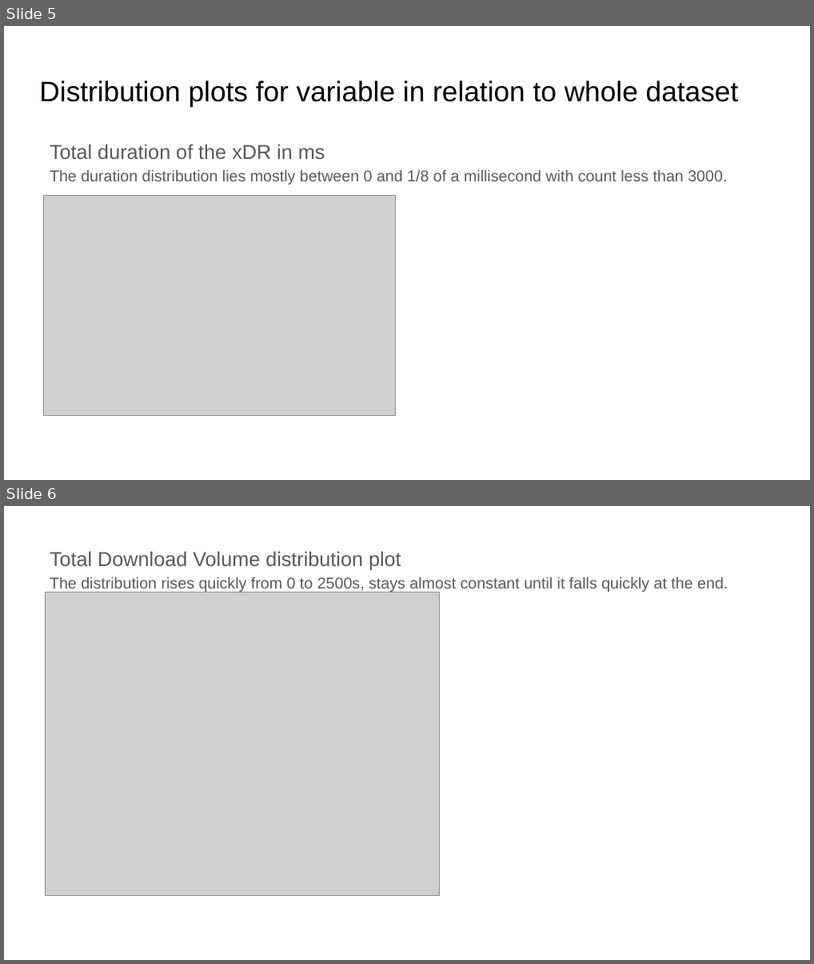
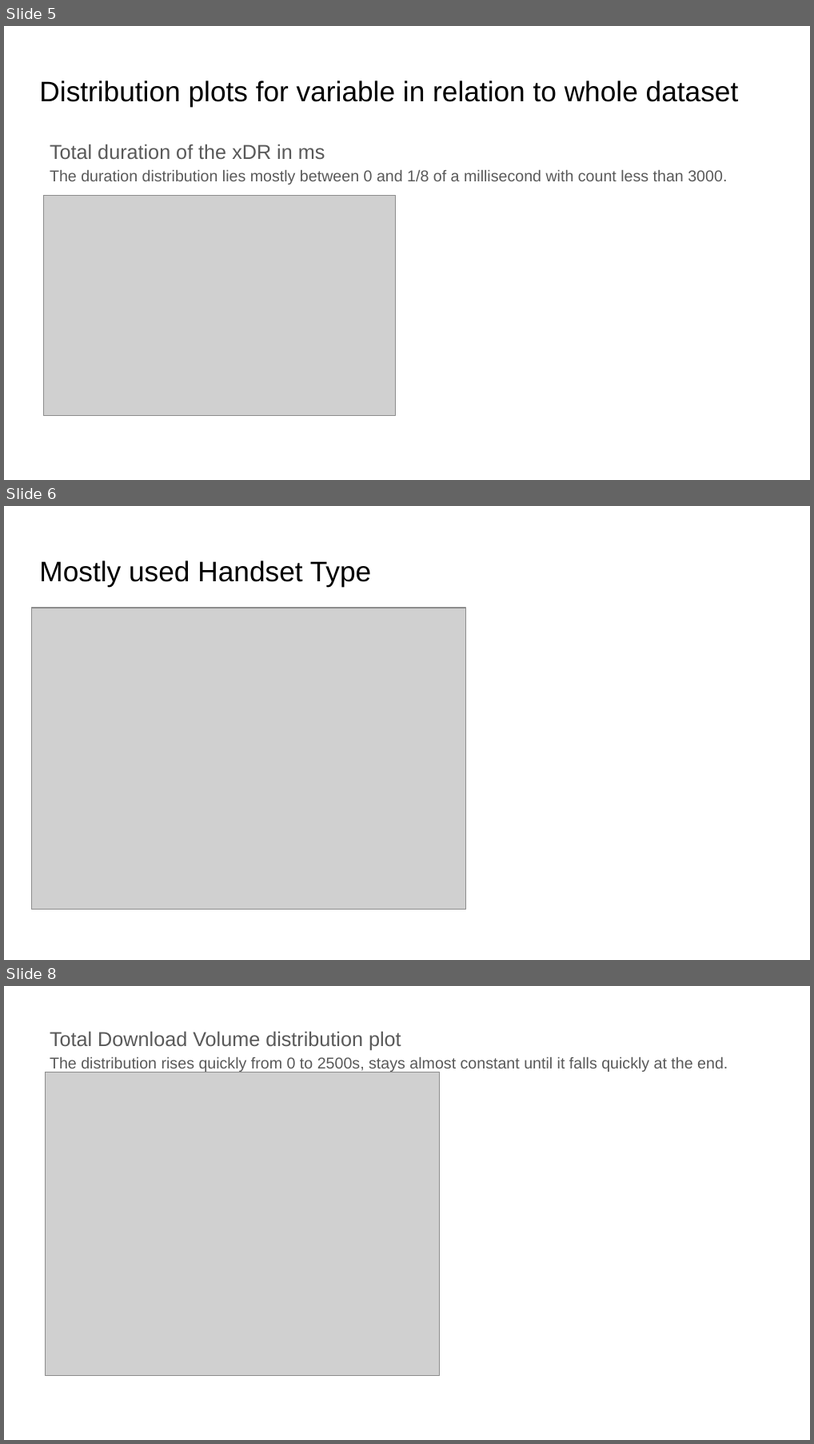
Before and after one commit to Kira-Floris/TellCo, a slide deck: docs/nzabakira floris - telco first interim submission.pptx. Shown one above the other, each under a label of ours: slides 5 and 6 before the commit, slides 5, 6 and 8 after it; the slides between them are not shown. The pictures are 814x964 and 814x1444 pixels, drawn with LibreOffice and Linux fonts; fonts in the diff are those of the drawing; grey boxes stand for pictures. Boxes give left, top, right and bottom in pixels: in the first picture for what was removed or moved away, otherwise in the second. Text is boxed around its words. In the diff, an @@ line names an element or a change of style, - is before the commit and + after.

```diff
--- a/docs/nzabakira floris - telco first interim submission.pptx
+++ b/docs/nzabakira floris - telco first interim submission.pptx
@@ slide 6 added at (4,506,810,960), background #FFFFFF @@
@@ title added at (39,560,371,586), 25.2 pt, text #000000 @@
+Mostly used Handset Type
@@ picture added at (31,608,466,909) @@
@@ what was slide 6 is now slide 8 @@
```
Also in this commit, not shown: 7 other slides added, 5 other files.
